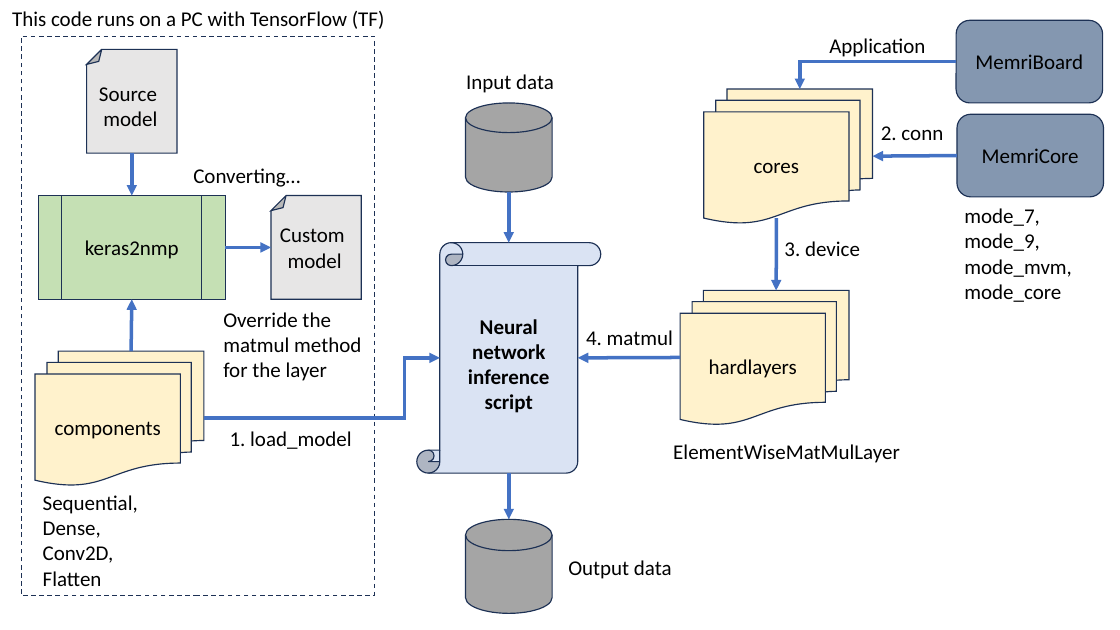
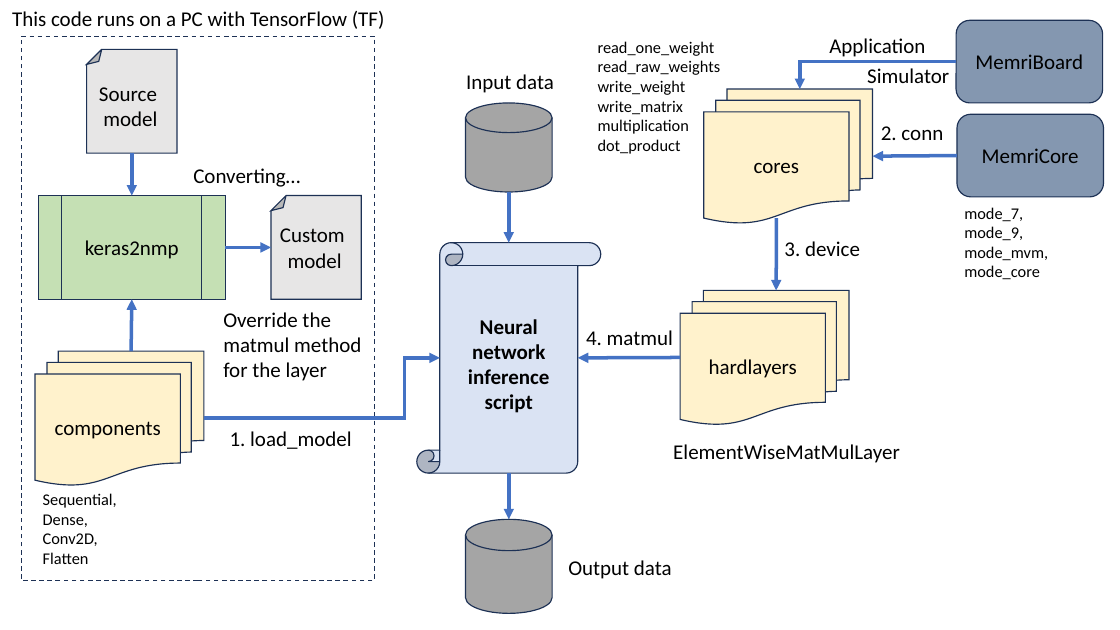
Before and after one commit to neurocomputer/MemriNeurons, a slide deck: slide 2 of docs/structure.pptx. Drawn at 1120x630 pixels with LibreOffice and Linux fonts; fonts in the diff are those of the drawing. Boxes give left, top, right and bottom in pixels: in the first picture for what was removed or moved away, otherwise in the second. Text is boxed around its words. In the diff, an @@ line names an element or a change of style, - is before the commit and + after.

```diff
--- a/docs/structure.pptx
+++ b/docs/structure.pptx
@@ rectangle: place and size @@
-rectangle at (21,36,374,596)
+rectangle at (21,36,374,581)
@@ text added at (598,41,721,154), 14 pt, text #000000 @@
+read_one_weight
+read_raw_weights
+write_weight
+write_matrix
+multiplication
+dot_product
@@ text added at (867,68,949,89), 18 pt, text #000000 @@
+Simulator
@@ text "mode_7," at (964,207,1048,280): size 18 to 14 pt @@
@@ text "Sequential," at (43,493,117,564): size 18 to 14 pt @@
```
Also in this commit, not shown: 2 other files.
